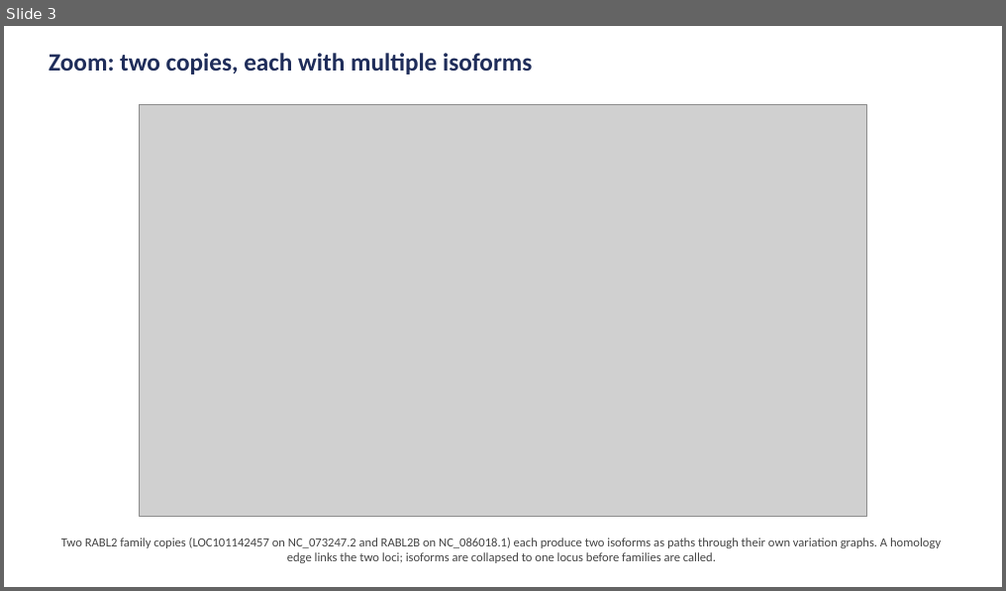
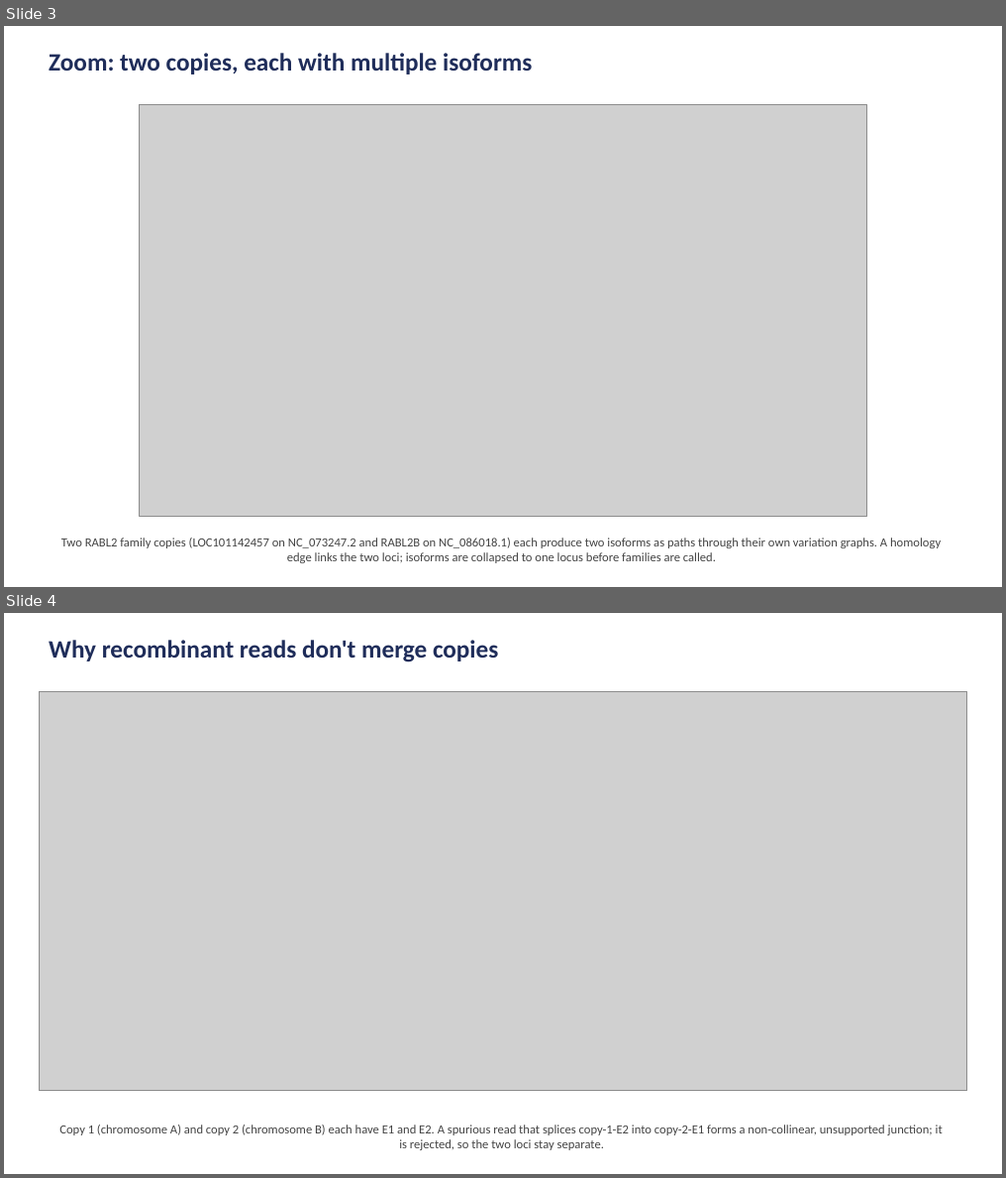
Before and after one commit to juanfraitu1/Rustle, a slide deck: bench/family_definition_slides.pptx. Shown one above the other, each under a label of ours: slide 3 before the commit, slides 3 and 4 after it. The pictures are 1006x591 and 1006x1178 pixels, drawn with LibreOffice and Linux fonts; fonts in the diff are those of the drawing; grey boxes stand for pictures. Boxes give left, top, right and bottom in pixels: in the first picture for what was removed or moved away, otherwise in the second. Text is boxed around its words. In the diff, an @@ line names an element or a change of style, - is before the commit and + after.

Commit message:
slides: add slide 4 showing why cross-locus recombinant reads don't merge copies

```diff
--- a/bench/family_definition_slides.pptx
+++ b/bench/family_definition_slides.pptx
@@ slide 4 added at [4,613,1002,1174], background #FFFFFF @@
@@ text added at [49,640,498,663], 24 pt, text #1F2D5A, bold @@
+Why recombinant reads don't merge copies
@@ picture added at [40,691,967,1090] @@
@@ text added at [59,1125,943,1151], 12 pt, text #444444 @@
+Copy 1 (chromosome A) and copy 2 (chromosome B) each have E1 and E2. A spurious read that splices copy-1-E2 into copy-2-E1 forms a non-collinear, unsupported junction; it is rejected, so the two loci stay separate.
```
Also in this commit, not shown: 2 other files.
